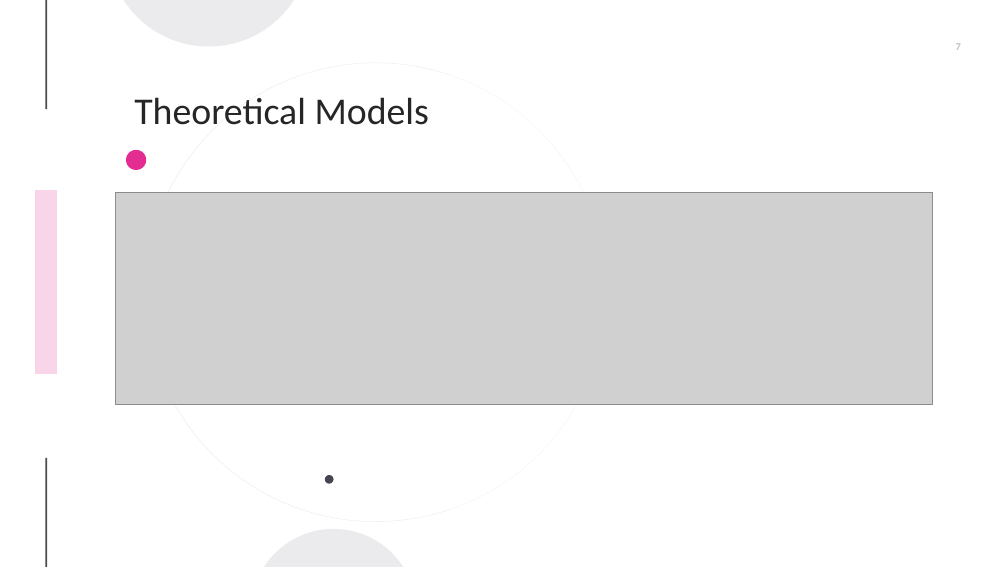
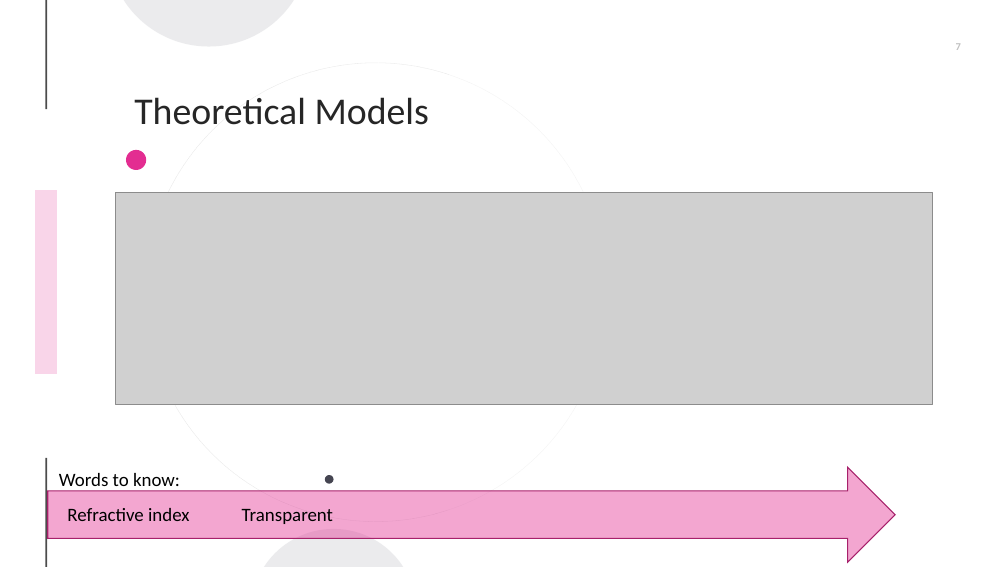
Before and after one commit to sorainsm/library-of-lighting-models, a slide deck: slide 7 of Commonality-Analysis/Lighting for Computer Graphics.pptx. Drawn at 1008x567 pixels with LibreOffice and Linux fonts; fonts in the diff are those of the drawing; grey boxes stand for pictures; background and template pictures are left out. Boxes give left, top, right and bottom in pixels: in the first picture for what was removed or moved away, otherwise in the second. Text is boxed around its words. In the diff, an @@ line names an element or a change of style, - is before the commit and + after.

```diff
--- a/Commonality-Analysis/Lighting for Computer Graphics.pptx
+++ b/Commonality-Analysis/Lighting for Computer Graphics.pptx
@@ right arrow added at bbox=[48, 467, 895, 563], fill #E32D91 at 42% opacity, outline #A8216B 1 pt @@
@@ text added at bbox=[59, 473, 180, 491], 18 pt, text #000000 @@
+Words to know:
@@ text added at bbox=[67, 508, 189, 521], 18 pt, text #000000 @@
+Refractive index
@@ text added at bbox=[242, 509, 333, 524], 18 pt, text #000000 @@
+Transparent
```
Also in this commit, not shown: 7 other slides changed, 1 slide added, 1 slide removed, 1 other file.
